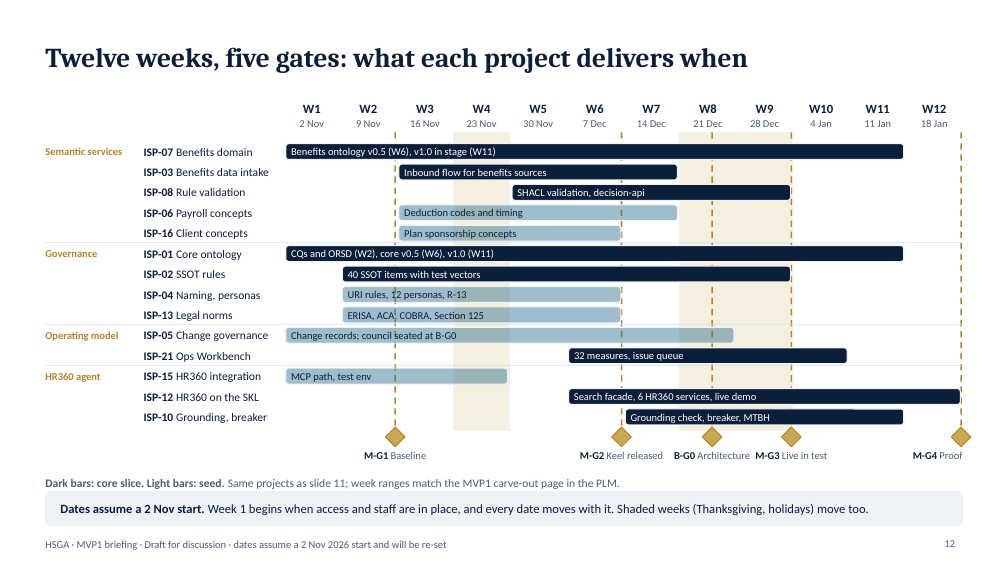
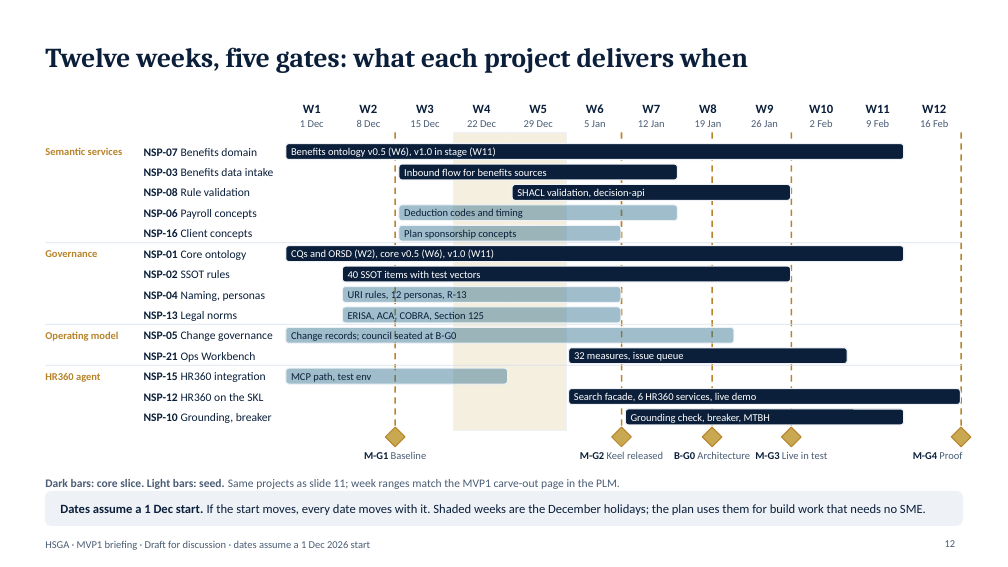
Before and after one commit to jeffw5/Knowledge-Engineering, a slide deck: slide 12 of KE Roadmap/MVP1/HSGA_MVP1_Briefing.pptx. Drawn at 1008x567 pixels with LibreOffice and Linux fonts; fonts in the diff are those of the drawing. Boxes give left, top, right and bottom in pixels: in the first picture for what was removed or moved away, otherwise in the second. Text is boxed around its words. In the diff, an @@ line names an element or a change of style, - is before the commit and + after.

```diff
--- a/KE Roadmap/MVP1/HSGA_MVP1_Briefing.pptx
+++ b/KE Roadmap/MVP1/HSGA_MVP1_Briefing.pptx
@@ text at box(866, 119, 889, 127): text changed @@
-11 Jan
+9 Feb
@@ text at box(144, 148, 257, 156): text changed @@
-ISP-07 Benefits domain
+NSP-07 Benefits domain
@@ text at box(300, 120, 324, 127): text changed @@
-2 Nov
+1 Dec
@@ text at box(357, 120, 380, 127): text changed @@
-9 Nov
+8 Dec
@@ text at box(410, 120, 439, 127): text changed @@
-16 Nov
+15 Dec
@@ text at box(467, 120, 496, 127): text changed @@
-23 Nov
+22 Dec
@@ rectangle: place and size @@
-rectangle at box(680, 132, 737, 431)
+rectangle at box(510, 132, 566, 431)
@@ text removed at box(523, 120, 553, 127) @@
-30 Nov
@@ text at box(524, 120, 553, 127): text changed @@
-7 Dec
+29 Dec
@@ text added at box(584, 120, 606, 127), 10 pt, text #4A5D75 @@
+5 Jan
@@ text at box(638, 120, 665, 127): text changed @@
-14 Dec
+12 Jan
@@ text at box(695, 120, 721, 127): text changed @@
-21 Dec
+19 Jan
@@ rectangle removed at box(737, 132, 793, 431) @@
@@ text removed at box(750, 120, 779, 127) @@
-28 Dec
@@ text at box(751, 120, 778, 127): text changed @@
-4 Jan
+26 Jan
@@ text added at box(810, 120, 832, 127), 10 pt, text #4A5D75 @@
+2 Feb
@@ text at box(920, 120, 948, 127): text changed @@
-18 Jan
+16 Feb
@@ text at box(144, 168, 274, 176): text changed @@
-ISP-03 Benefits data intake
+NSP-03 Benefits data intake
@@ text at box(144, 188, 250, 196): text changed @@
-ISP-08 Rule validation
+NSP-08 Rule validation
@@ text at box(144, 209, 257, 219): text changed @@
-ISP-06 Payroll concepts
+NSP-06 Payroll concepts
@@ text at box(144, 229, 252, 239): text changed @@
-ISP-16 Client concepts
+NSP-16 Client concepts
@@ text at box(144, 250, 246, 260): text changed @@
-ISP-01 Core ontology
+NSP-01 Core ontology
@@ text at box(144, 270, 230, 278): text changed @@
-ISP-02 SSOT rules
+NSP-02 SSOT rules
@@ text at box(144, 291, 265, 301): text changed @@
-ISP-04 Naming, personas
+NSP-04 Naming, personas
@@ text at box(144, 311, 237, 321): text changed @@
-ISP-13 Legal norms
+NSP-13 Legal norms
@@ text at box(144, 331, 273, 341): text changed @@
-ISP-05 Change governance
+NSP-05 Change governance
@@ text at box(144, 352, 255, 362): text changed @@
-ISP-21 Ops Workbench
+NSP-21 Ops Workbench
@@ text at box(144, 372, 265, 382): text changed @@
-ISP-15 HR360 integration
+NSP-15 HR360 integration
@@ text at box(144, 393, 263, 401): text changed @@
-ISP-12 HR360 on the SKL
+NSP-12 HR360 on the SKL
@@ text at box(144, 413, 272, 423): text changed @@
-ISP-10 Grounding, breaker
+NSP-10 Grounding, breaker
@@ text at box(60, 504, 926, 515): text changed @@
-Dates assume a 2 Nov start. Week 1 begins when access and staff are in place, and every date moves with it. Shaded weeks (Thanksgiving, holidays) move too.
+Dates assume a 1 Dec start. If the start moves, every date moves with it. Shaded weeks are the December holidays; the plan uses them for build work that needs no SME.
@@ text at box(45, 540, 370, 550): text changed @@
-HSGA · MVP1 briefing · Draft for discussion · dates assume a 2 Nov 2026 start and will be re-set
+HSGA · MVP1 briefing · Draft for discussion · dates assume a 1 Dec 2026 start
```
Also in this commit, not shown: 17 other slides changed, 17 other files.
